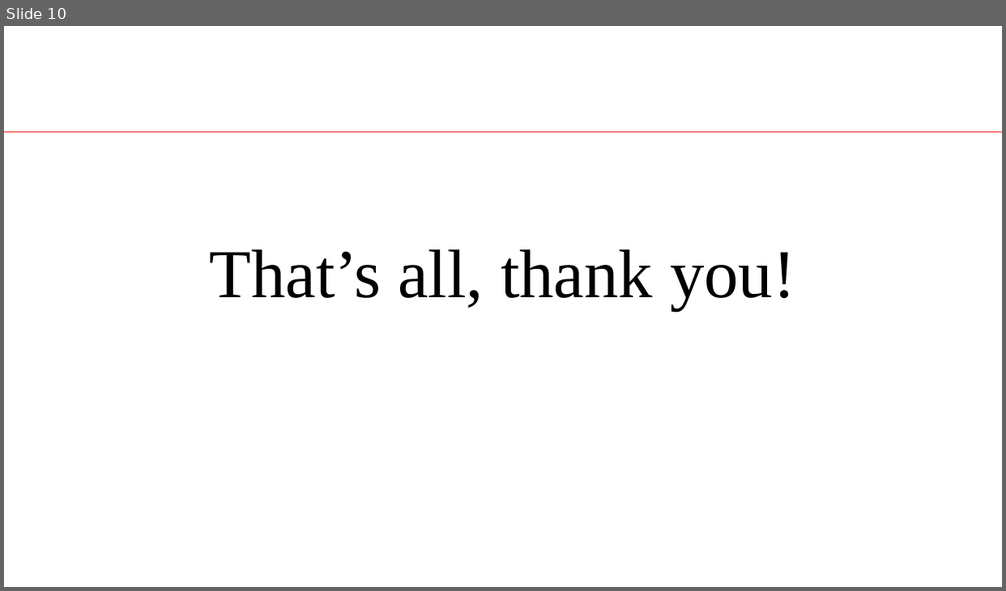
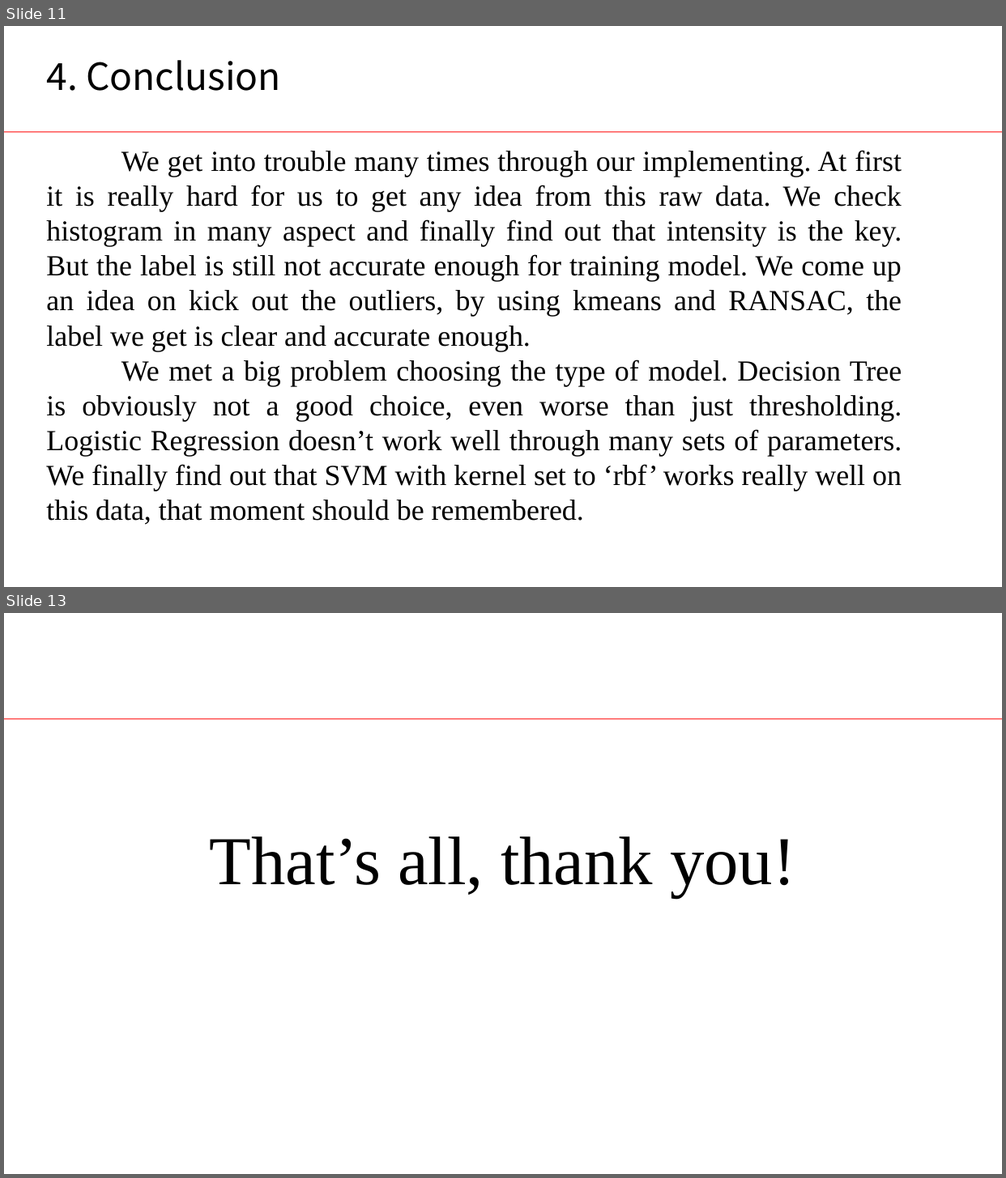
Before and after one commit to jingchengdeng/point_cloud_lane_marking, a slide deck: submission_version/ProjectPresentation.pptx. Shown one above the other, each under a label of ours: slide 10 before the commit, slides 11 and 13 after it; the slides between them are not shown. The pictures are 1006x591 and 1006x1178 pixels, drawn with LibreOffice and Linux fonts; fonts in the diff are those of the drawing; background and template pictures are left out. Boxes give left, top, right and bottom in pixels: in the first picture for what was removed or moved away, otherwise in the second. Text is boxed around its words. In the diff, an @@ line names an element or a change of style, - is before the commit and + after.

```diff
--- a/submission_version/ProjectPresentation.pptx
+++ b/submission_version/ProjectPresentation.pptx
@@ slide 11 added at [4,26,1002,587], background #FFFFFF; not listed: 1 template element that a slide beside it also shows @@
@@ text added at [46,60,281,91], 36 pt, text #000000 @@
+4. Conclusion
@@ text added at [46,150,901,525], 28 pt, text #000000 @@
+We get into trouble many times through our implementing. At first it is really hard for us to get any idea from this raw data. We check histogram in many aspect and finally find out that intensity is the key. But the label is still not accurate enough for training model. We come up an idea on kick out the outliers, by using kmeans and RANSAC, the label we get is clear and accurate enough.
+We met a big problem choosing the type of model. Decision Tree is obviously not a good choice, even worse than just thresholding. Logistic Regression doesn’t work well through many sets of parameters. We finally find out that SVM with kernel set to ‘rbf’ works really well on this data, that moment should be remembered.
@@ what was slide 10 is now slide 13 @@
```
Also in this commit, not shown: 8 slides changed, 2 other slides added, 7 other files.
